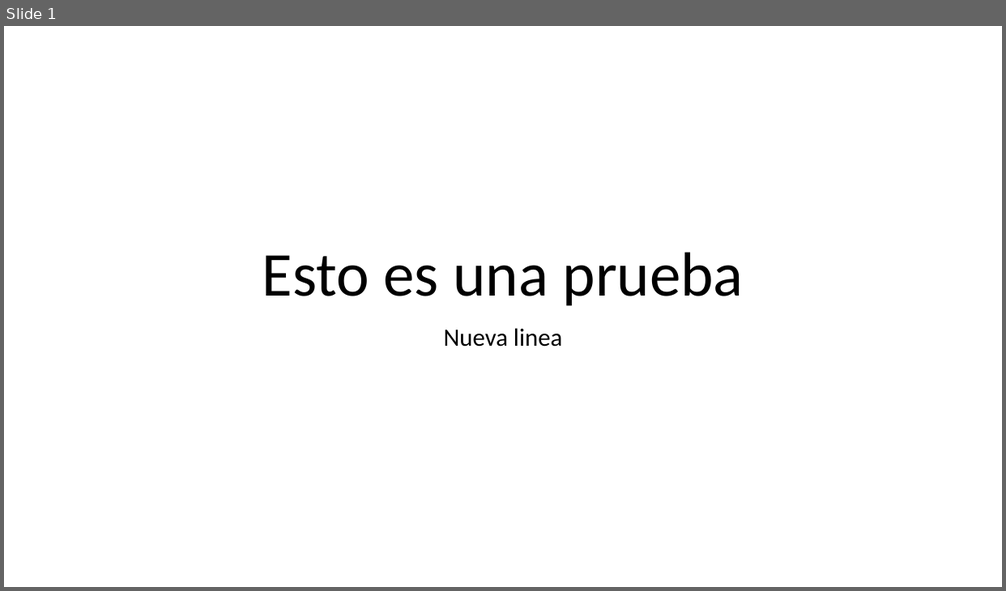
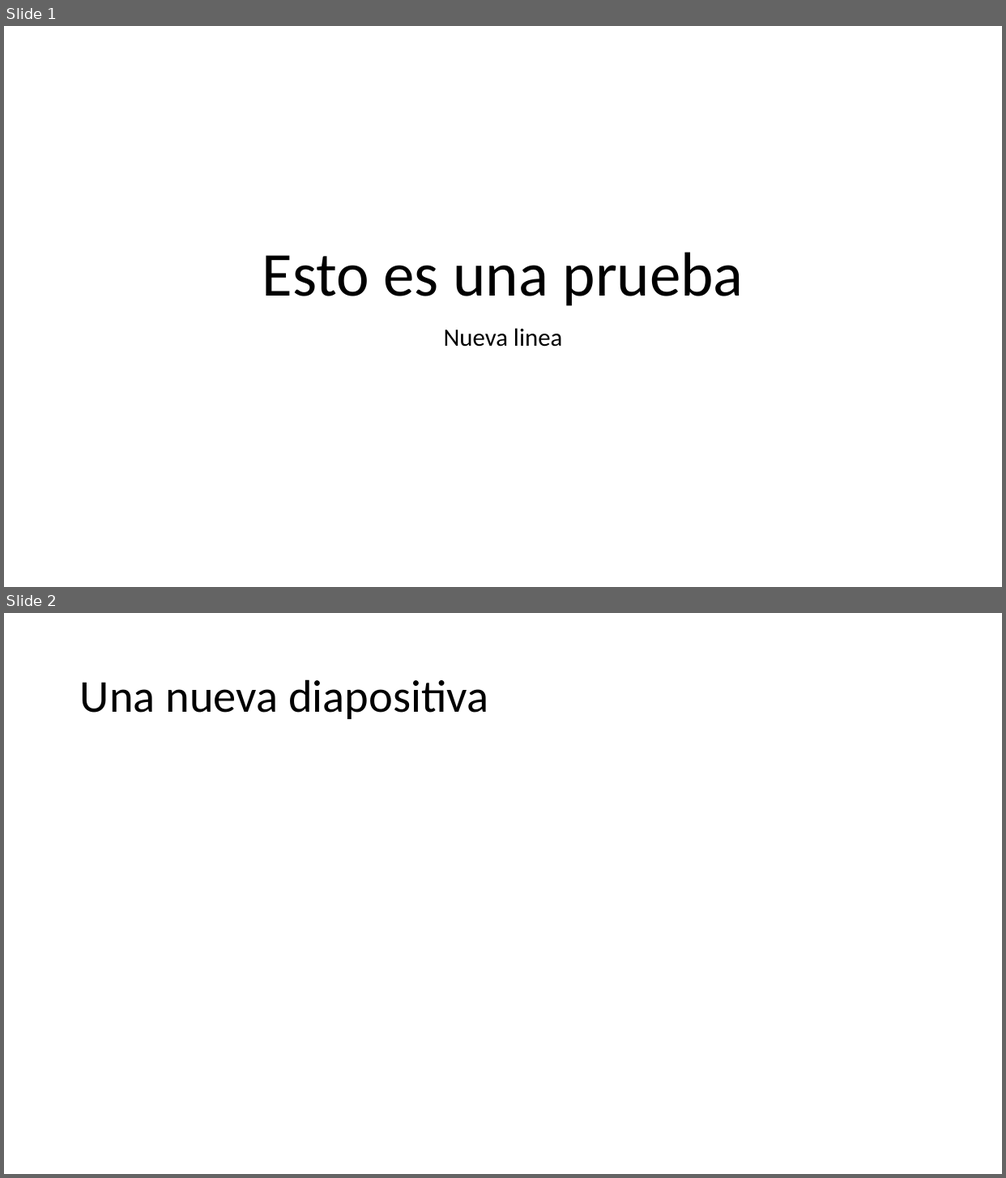
Before and after one commit to DiegoTorresTorres/ideas, a slide deck: Datos/otraPrueba.pptx. Shown one above the other, each under a label of ours: slide 1 before the commit, slides 1 and 2 after it. The pictures are 1006x591 and 1006x1178 pixels, drawn with LibreOffice and Linux fonts; fonts in the diff are those of the drawing. Boxes give left, top, right and bottom in pixels: in the first picture for what was removed or moved away, otherwise in the second. Text is boxed around its words. In the diff, an @@ line names an element or a change of style, - is before the commit and + after.

```diff
--- a/Datos/otraPrueba.pptx
+++ b/Datos/otraPrueba.pptx
@@ slide 2 added at (4, 613, 1002, 1174), background #FFFFFF @@
@@ title added at (80, 679, 488, 719), 44 pt, text #000000 @@
+Una nueva diapositiva
```
Also in this commit, not shown: 1 other file.
